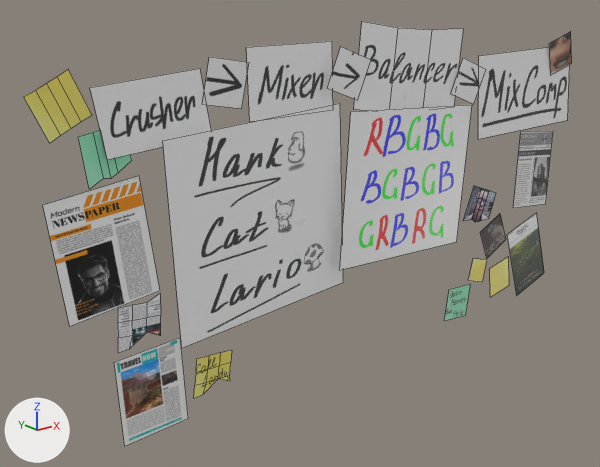
The FBX model Assets/Owa_3D/Mesh/INFO_Board/Board Paper.fbx: old version first, new version second.
Camera for both pictures: a camera (50 mm lens) standing at (-12.41, -13.04, 5.26) and looking at (-1.43, 0.69, -0.23). The axes (+X, +Y, +Z) are drawn at lower left. The lights are the same throughout. Mesh edges are drawn as thin lines. Where no turn or scale is listed for an object, it has been applied to the vertices.

Before the edit, the objects in view are built like this:
```python
me_plane = bpy.data.meshes.new('Plane')
me_plane.from_pydata(...)  # 136 vertices, 50 faces; spans x -7.58..7.19, y -0.25..0.2, z -3.41..4.32
# faces by material slot: [1, 1, 9, 39]
me_plane.materials.append(mat_charcters)  # picture img_characters_png
me_plane.materials.append(mat_day1)  # picture img_day1_png
me_plane.materials.append(mat_stages)  # picture img_stages_png
me_plane.materials.append(mat_memes_and_color)  # picture img_memes_and_color_png
ob_board_paper = bpy.data.objects.new('Board Paper', me_plane)
ob_board_paper.location = (0.0, 0.0, 0.0)
```
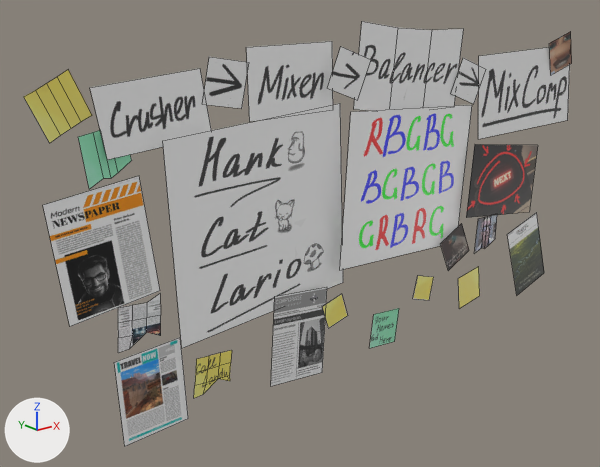
Changed parts and their boxes [x1, y1, x2, y2] in the pictures (600 x 467 px; the box of a moved part takes in the faces that stretch with it):
```json
{"part": 1, "of": "me_plane", "change": "moved or reshaped", "before": [480, 214, 506, 258], "after": [441, 224, 469, 271]}
{"part": 2, "of": "me_plane", "change": "moved or reshaped", "before": [444, 284, 471, 321], "after": [370, 308, 399, 348]}
{"part": 3, "of": "me_plane", "change": "moved or reshaped", "before": [490, 257, 509, 298], "after": [458, 266, 480, 309]}
{"part": 4, "of": "me_plane", "change": "moved or reshaped", "before": [469, 258, 487, 282], "after": [413, 275, 434, 300]}
{"part": 5, "of": "me_plane", "change": "moved or reshaped", "before": [463, 185, 496, 222], "after": [474, 215, 497, 254]}
{"part": 6, "of": "me_plane", "change": "moved or reshaped", "before": [513, 131, 553, 208], "after": [271, 287, 327, 386]}
{"part": 7, "of": "me_plane", "change": "added", "after": [322, 294, 348, 329], "on screen": "yellow"}
{"part": 8, "of": "me_plane", "change": "added", "after": [466, 144, 538, 218]}
```

Scene script edits in JSON lines:
```json
{"block": "me_plane", "where": "# used by ob_board_paper; location = (0.0, 0.0, 0.0)"}
{"block": "me_plane", "where": "# verts and faces of me_plane; kept vertices keep their numbers, new ones are numbered from 136"}
{"op": "remove", "block": "me_plane", "code": "me_plane.from_pydata(...)  # 136 vertices, 50 faces; spans x -7.58..7.19, y -0.25..0.2, z -3.41..4.32"}
{"op": "add", "block": "me_plane", "code": "me_plane.from_pydata(...)  # 144 vertices, 52 faces; spans x -7.58..7.19, y -0.25..0.2, z -3.41..4.32"}
{"block": "me_plane", "change": "me_plane part 1: the loose piece of 4 vertices spanning x 3.9..5.06, y -0.03..0.02, z -1.86..-0.7 is moved by (-1.5, 0.0, 0.0)"}
{"block": "me_plane", "change": "me_plane part 2: the loose piece of 4 vertices spanning x 2.78..3.72, y -0.01..0.06, z -3.31..-2.37 is moved by (-2.62, 0.0, 0.0)"}
{"block": "me_plane", "change": "me_plane part 3: the loose piece of 4 vertices spanning x 4.42..5.4, y -0.01..0.05, z -3.02..-2.03 is moved by (-1.24, 0.0, 0.0)"}
{"block": "me_plane", "change": "me_plane part 4: the loose piece of 4 vertices spanning x 3.54..4.28, y -0.05..-0.01, z -2.46..-1.72 is moved by (-2.04, 0.0, 0.0)"}
{"block": "me_plane", "change": "me_plane part 5: the loose piece of 10 vertices spanning x 3.31..4.47, y 0.0..0.06, z -0.79..0.19 is multiplied about its middle by the matrix ((0.935, -0.154, -0.32), (0.141, 0.988, -0.065), (0.326, 0.016, 0.945)), then moved by (0.29, -0.01, -0.78)"}
{"block": "me_plane", "change": "me_plane part 6: the loose piece of 4 vertices spanning x 5.08..6.77, y -0.11..0.04, z -0.75..1.37 is moved by (-7.95, 0.0, -2.58)"}
{"block": "me_plane", "change": "me_plane part 7"}
{"op": "add", "block": "me_plane", "code": "verts[136] = (-0.81, -0.02, -1.59)  # pixel (341, 293)"}
{"op": "add", "block": "me_plane", "code": "verts[137] = (-1.37, -0.01, -1.76)  # pixel (321, 306)"}
{"op": "add", "block": "me_plane", "code": "verts[138] = (-0.64, -0.05, -2.16)  # pixel (347, 315)"}
{"op": "add", "block": "me_plane", "code": "verts[139] = (-1.21, -0.04, -2.33)  # pixel (328, 328)"}
{"op": "add", "block": "me_plane", "code": "faces += [(136, 137, 139, 138)]  # mat_memes_and_color (picture img_memes_png)"}
{"block": "me_plane", "change": "me_plane part 8"}
{"op": "add", "block": "me_plane", "code": "verts[140] = (6.27, 0.14, 0.87)  # pixel (537, 145)"}
{"op": "add", "block": "me_plane", "code": "verts[141] = (3.41, -0.07, 1.28)  # pixel (474, 144)"}
{"op": "add", "block": "me_plane", "code": "verts[142] = (6.06, 0.08, -0.94)  # pixel (529, 212)"}
{"op": "add", "block": "me_plane", "code": "verts[143] = (3.2, -0.12, -0.52)  # pixel (466, 217)"}
{"op": "add", "block": "me_plane", "code": "faces += [(140, 141, 143, 142)]  # mat_memes_and_color (picture img_memes_png)"}
```
